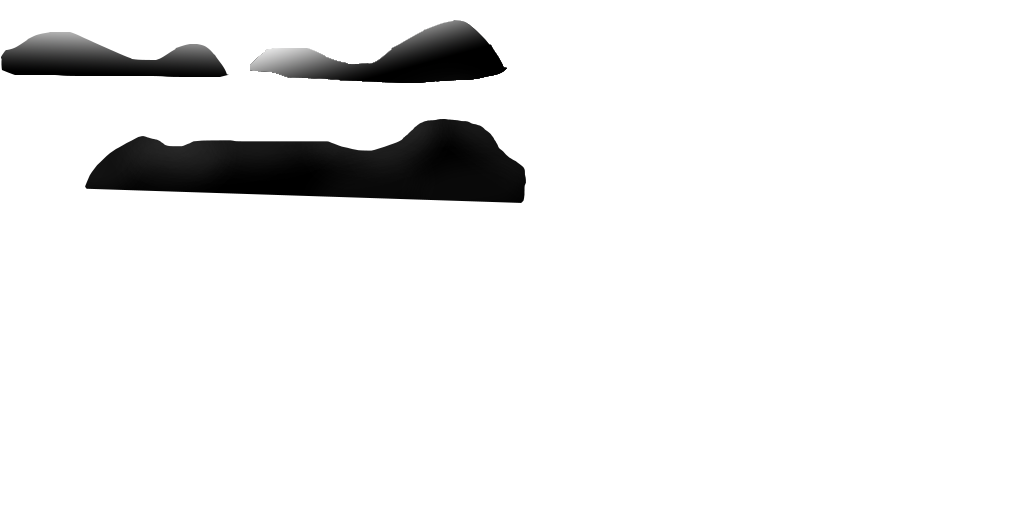
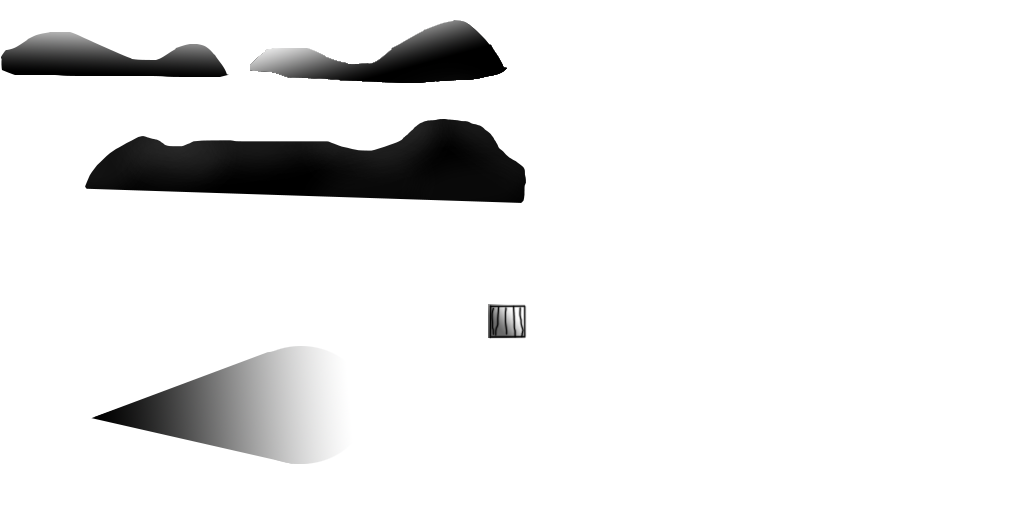
Layers edited between the first and the second 1024px x 512px image:
added layer "Ebene 3" above "Ebene 2" over [488, 304, 527, 339]
added layer "Ebene 2" above "Ebene 1" over [91, 304, 526, 464]
